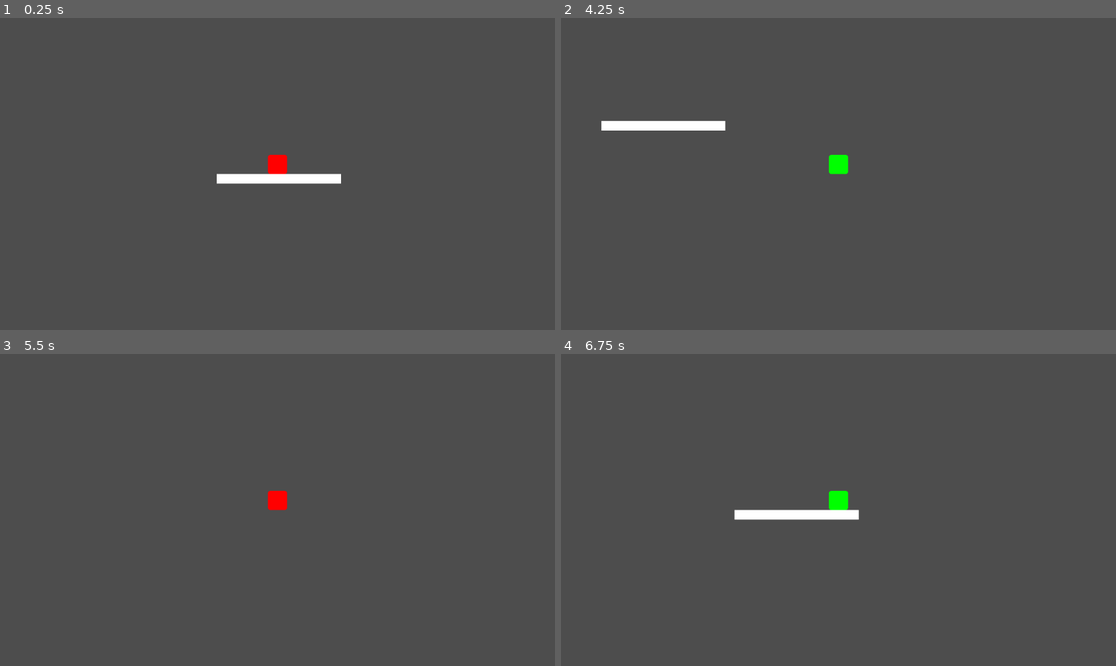
Above: before the commit, frames 1-4 (two rows, left to right).
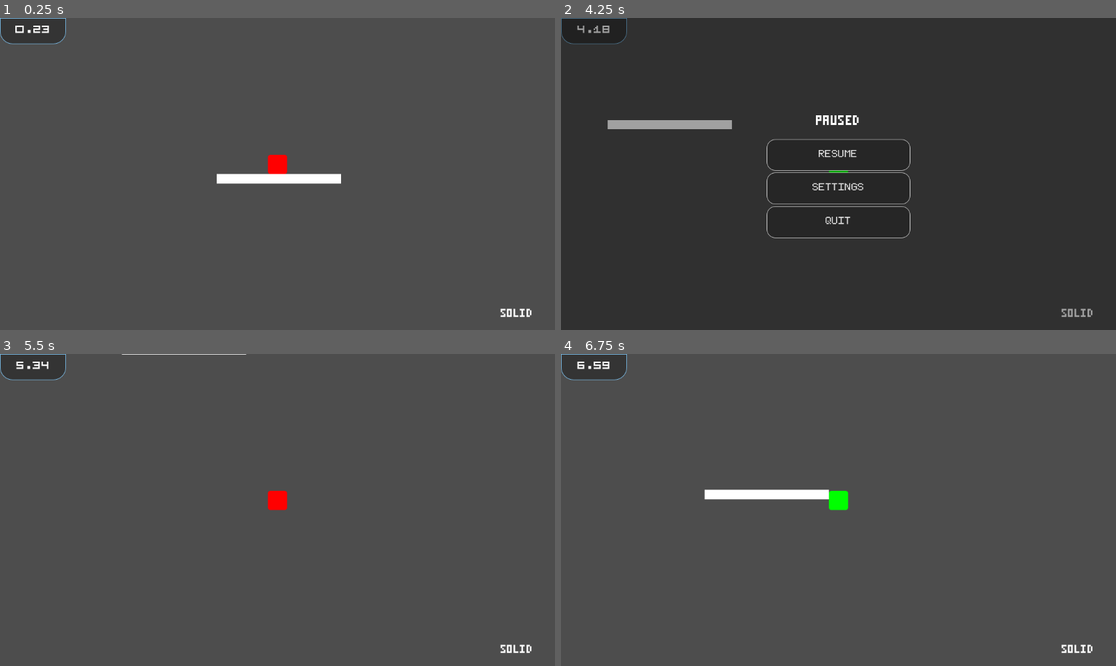
Above: after the commit, the same moments.

Repository: trabelsi-amine/wildjam
Game: Godot game, scene res://scenes/main.tscn
Two runs of this game, one before a commit and one after it. Both use one fixed random seed, a clock stepped at 60 frames per second and the inputs below. The engine's default icon, where the game draws it, is replaced by a stand-in: a white triangle on a blue panel in a dark square.
Inputs (mouse positions are in pixels of both pictures, inside the frame that each line leads up to):
- Up to frame 1 (0.25 s): no input
- Up to frame 2 (4.25 s): tap Enter at 0.5 s; hold D (right) 0.53-2.03 s; tap E (ChangeState) every 0.75 s from 0.6 to 3.6 s; tap Space (jump) at 0.77, 1.52, 3.02, 3.77 s; hold A (left) 2.03-2.78 s; hold D (right) from 2.78 s (still down); tap Escape (Pause, bound only after the commit) at 4.15 s
- Up to frame 3 (5.5 s): release D (right) at 4.25 s; click (277, 491) at 4.25 s, where only the run after the commit has a clickable "RESUME"; hold A (left) from 5.03 s (still down); tap E (ChangeState) at 5.1 s; tap Space (jump) at 5.27 s
- Up to frame 4 (6.75 s): release A (left) at 5.78 s; hold D (right) 5.78-6.53 s; tap E (ChangeState) at 5.85, 6.6 s; hold A (left) from 6.53 s (still down)

The runs differ from the first frame. In frame 1, 1.0% of the frame differs, in the area x 0-96%, y 0-96%; in frame 2, 100%, in the area x 0-100%, y 0-100%; in frame 3, 1.1%; in frame 4, 2.5%.

Commit message:
Basic UI, timer and fonts

Diff:
--- a/jam-entry/project.godot
+++ b/jam-entry/project.godot
@@ -41,6 +41,11 @@
 "events": [Object(InputEventKey,"resource_local_to_scene":false,"resource_name":"","device":-1,"window_id":0,"alt_press …(191 unchanged characters)…
 ]
 }
+Pause={
+"deadzone": 0.5,
+"events": [Object(InputEventKey,"resource_local_to_scene":false,"resource_name":"","device":-1,"window_id":0,"alt_pressed":false,"shift_pressed":false,"ctrl_pressed":false,"meta_pressed":false,"pressed":false,"keycode":0,"physical_keycode":4194305,"key_label":0,"unicode":0,"location":0,"echo":false,"script":null)
+]
+}
 
 [rendering]
 
--- /dev/null
+++ b/jam-entry/scenes/UI/player_interface.tscn
@@ -0,0 +1,211 @@
+[gd_scene load_steps=14 format=3 uid="uid://b4ob8mrd1h661"]
+
+[ext_resource type="FontFile" uid="uid://w45sjqaw4e7a" path="res://assets/fonts/Minimal3x5.ttf" id="1_4ri1q"]
+[ext_resource type="Script" path="res://scripts/UI/PlayerUI.gd" id="1_td86v"]
+[ext_resource type="FontFile" uid="uid://i4ecybfsrwct" path="res://assets/fonts/Minimal5x5Monospaced.ttf" id="2_yu31m"]
+[ext_resource type="FontFile" uid="uid://02q74hthmcin" path="res://assets/fonts/Minimal5x7.ttf" id="3_owu2w"]
+
+[sub_resource type="StyleBoxFlat" id="StyleBoxFlat_fdy4y"]
+bg_color = Color(0.205117, 0.205117, 0.205117, 1)
+border_width_left = 1
+border_width_top = 1
+border_width_right = 1
+border_width_bottom = 1
+border_color = Color(0.510776, 0.804945, 1, 1)
+corner_radius_bottom_right = 25
+corner_radius_bottom_left = 25
+
+[sub_resource type="LabelSettings" id="LabelSettings_i4ii2"]
+font = ExtResource("2_yu31m")
+font_size = 23
+
+[sub_resource type="LabelSettings" id="LabelSettings_dcbq8"]
+font = ExtResource("1_4ri1q")
+font_size = 27
+
+[sub_resource type="StyleBoxFlat" id="StyleBoxFlat_clqgj"]
+bg_color = Color(0, 0, 0, 0.368627)
+
+[sub_resource type="LabelSettings" id="LabelSettings_8crj0"]
+font = ExtResource("1_4ri1q")
+font_size = 31
+
+[sub_resource type="StyleBoxEmpty" id="StyleBoxEmpty_itlhc"]
+
+[sub_resource type="StyleBoxFlat" id="StyleBoxFlat_krwhp"]
+bg_color = Color(0.164706, 0.164706, 0.164706, 1)
+border_width_left = 1
+border_width_top = 1
+border_width_right = 1
+border_width_bottom = 1
+corner_radius_top_left = 17
+corner_radius_top_right = 17
+corner_radius_bottom_right = 17
+corner_radius_bottom_left = 17
+
+[sub_resource type="StyleBoxFlat" id="StyleBoxFlat_3jl76"]
+bg_color = Color(0.212305, 0.212305, 0.212305, 1)
+border_width_left = 1
+border_width_top = 1
+border_width_right = 1
+border_width_bottom = 1
+corner_radius_top_left = 17
+corner_radius_top_right = 17
+corner_radius_bottom_right = 17
+corner_radius_bottom_left = 17
+
+[sub_resource type="StyleBoxFlat" id="StyleBoxFlat_irkxp"]
+bg_color = Color(0.147672, 0.147672, 0.147672, 1)
+border_width_left = 1
+border_width_top = 1
+border_width_right = 1
+border_width_bottom = 1
+corner_radius_top_left = 17
+corner_radius_top_right = 17
+corner_radius_bottom_right = 17
+corner_radius_bottom_left = 17
+
+[node name="PlayerInterface" type="Control"]
+layout_mode = 3
+anchors_preset = 15
+anchor_right = 1.0
+anchor_bottom = 1.0
+grow_horizontal = 2
+grow_vertical = 2
+script = ExtResource("1_td86v")
+metadata/_edit_lock_ = true
+
+[node name="Timer" type="PanelContainer" parent="."]
+layout_mode = 1
+offset_right = 137.0
+offset_bottom = 54.0
+theme_override_styles/panel = SubResource("StyleBoxFlat_fdy4y")
+
+[node name="Time" type="Label" parent="Timer"]
+texture_filter = 1
+layout_mode = 2
+size_flags_vertical = 3
+text = "4.321"
+label_settings = SubResource("LabelSettings_i4ii2")
+horizontal_alignment = 1
+vertical_alignment = 1
+
+[node name="State" type="Label" parent="."]
+texture_filter = 1
+layout_mode = 1
+anchors_preset = 3
+anchor_left = 1.0
+anchor_top = 1.0
+anchor_right = 1.0
+anchor_bottom = 1.0
+offset_left = -157.0
+offset_top = -67.0
+grow_horizontal = 0
+grow_vertical = 0
+size_flags_vertical = 1
+text = "SOLID"
+label_settings = SubResource("LabelSettings_dcbq8")
+horizontal_alignment = 1
+vertical_alignment = 1
+
+[node name="Pause" type="Control" parent="."]
+process_mode = 3
+visible = false
+layout_mode = 1
+anchors_preset = 15
+anchor_right = 1.0
+anchor_bottom = 1.0
+grow_horizontal = 2
+grow_vertical = 2
+
+[node name="Background" type="Panel" parent="Pause"]
+process_mode = 3
+layout_mode = 1
+anchors_preset = 15
+anchor_right = 1.0
+anchor_bottom = 1.0
+grow_horizontal = 2
+grow_vertical = 2
+theme_override_styles/panel = SubResource("StyleBoxFlat_clqgj")
+
+[node name="PauseMenu" type="Control" parent="Pause"]
+process_mode = 3
+layout_mode = 1
+anchors_preset = 8
+anchor_left = 0.5
+anchor_top = 0.5
+anchor_right = 0.5
+anchor_bottom = 0.5
+offset_left = -173.0
+offset_top = -156.5
+offset_right = 173.0
+offset_bottom = 156.5
+grow_horizontal = 2
+grow_vertical = 2
+
+[node name="TitleButtons" type="VBoxContainer" parent="Pause/PauseMenu"]
+process_mode = 3
+layout_mode = 2
+offset_left = 24.0
+offset_top = 24.0
+offset_right = 322.0
+offset_bottom = 289.0
+theme_override_constants/separation = 15
+
+[node name="Title" type="Label" parent="Pause/PauseMenu/TitleButtons"]
+process_mode = 3
+layout_mode = 2
+size_flags_vertical = 3
+text = "PAUSED"
+label_settings = SubResource("LabelSettings_8crj0")
+horizontal_alignment = 1
+vertical_alignment = 1
+
+[node name="Buttons" type="VBoxContainer" parent="Pause/PauseMenu/TitleButtons"]
+process_mode = 3
+layout_mode = 2
+size_flags_vertical = 3
+size_flags_stretch_ratio = 4.44
+
+[node name="Resume" type="Button" parent="Pause/PauseMenu/TitleButtons/Buttons"]
+process_mode = 3
+texture_filter = 1
+layout_mode = 2
+size_flags_vertical = 3
+theme_override_fonts/font = ExtResource("3_owu2w")
+theme_override_font_sizes/font_size = 36
+theme_override_styles/focus = SubResource("StyleBoxEmpty_itlhc")
+theme_override_styles/hover = SubResource("StyleBoxFlat_krwhp")
+theme_override_styles/pressed = SubResource("StyleBoxFlat_3jl76")
+theme_override_styles/normal = SubResource("StyleBoxFlat_irkxp")
+text = "RESUME
+"
+
+[node name="Settings" type="Button" parent="Pause/PauseMenu/TitleButtons/Buttons"]
+process_mode = 3
+texture_filter = 1
+layout_mode = 2
+size_flags_vertical = 3
+theme_override_fonts/font = ExtResource("3_owu2w")
+theme_override_font_sizes/font_size = 36
+theme_override_styles/focus = SubResource("StyleBoxEmpty_itlhc")
+theme_override_styles/hover = SubResource("StyleBoxFlat_krwhp")
+theme_override_styles/pressed = SubResource("StyleBoxFlat_3jl76")
+theme_override_styles/normal = SubResource("StyleBoxFlat_irkxp")
+text = "SETTINGS"
+
+[node name="Quit" type="Button" parent="Pause/PauseMenu/TitleButtons/Buttons"]
+process_mode = 3
+texture_filter = 1
+layout_mode = 2
+size_flags_vertical = 3
+theme_override_fonts/font = ExtResource("3_owu2w")
+theme_override_font_sizes/font_size = 36
+theme_override_styles/focus = SubResource("StyleBoxEmpty_itlhc")
+theme_override_styles/hover = SubResource("StyleBoxFlat_krwhp")
+theme_override_styles/pressed = SubResource("StyleBoxFlat_3jl76")
+theme_override_styles/normal = SubResource("StyleBoxFlat_irkxp")
+text = "QUIT"
+
+[connection signal="pressed" from="Pause/PauseMenu/TitleButtons/Buttons/Resume" to="." method="ClosePause"]
+[connection signal="pressed" from="Pause/PauseMenu/TitleButtons/Buttons/Quit" to="." method="Quit"]
--- a/jam-entry/scenes/main.tscn
+++ b/jam-entry/scenes/main.tscn
@@ -1,7 +1,8 @@
-[gd_scene load_steps=6 format=3 uid="uid://btblk0ofsg13n"]
+[gd_scene load_steps=7 format=3 uid="uid://btblk0ofsg13n"]
 
 [ext_resource type="PackedScene" uid="uid://b5865cpxmph88" path="res://scenes/player.tscn" id="1_g44cn"]
 [ext_resource type="Script" path="res://scenes/world_border.gd" id="2_hhtvy"]
+[ext_resource type="PackedScene" uid="uid://b4ob8mrd1h661" path="res://scenes/UI/player_interface.tscn" id="3_f3pln"]
 
 [sub_resource type="QuadMesh" id="QuadMesh_7akr0"]
 
@@ -12,6 +13,7 @@
 size = Vector2(3069, 44.5)
 
 [node name="Main" type="Node2D"]
+process_mode = 1
 
 [node name="Player" parent="." instance=ExtResource("1_g44cn")]
 position = Vector2(569, 368)
@@ -40,3 +42,8 @@
 
 [node name="RespawnMarker" type="Marker2D" parent="Environment"]
 position = Vector2(570, 368)
+
+[node name="UILayer" type="CanvasLayer" parent="."]
+
+[node name="PlayerInterface" parent="UILayer" instance=ExtResource("3_f3pln")]
+process_mode = 3
--- /dev/null
+++ b/jam-entry/scripts/UI/PlayerUI.gd
@@ -0,0 +1,37 @@
+extends Control
+
+var time:float
+var TimerEnabled := true
+
+func _process(_delta: float) -> void:
+	ShowInformationUI()
+	RunTimer(_delta)
+	DetectInterfaceInput()
+
+func ShowInformationUI():
+	ShowTime()
+
+func ShowTime():
+	if str(time).contains("."):
+		$Timer/Time.text = str(time).split(".")[0] + "." + str(time).split(".")[1].substr(0,2)
+	else:
+		$Timer/Time.text = str(time)
+
+func RunTimer(delta:float):
+	if TimerEnabled: time += delta
+
+
+func ClosePause() -> void:
+	$Pause.visible = false
+	get_tree().paused = false
+	TimerEnabled = true
+
+func DetectInterfaceInput():
+	if Input.is_action_just_pressed("Pause"):
+		$Pause.visible = true
+		get_tree().paused = true
+		TimerEnabled = false
+
+
+func Quit() -> void:
+	get_tree().quit()
Binary file added: jam-entry/assets/fonts/Minimal3x5.ttf
Not shown, added: jam-entry/assets/fonts/Minimal3x5.ttf.import
Binary file added: jam-entry/assets/fonts/Minimal5x5Monospaced.ttf
Not shown, added: jam-entry/assets/fonts/Minimal5x5Monospaced.ttf.import
Binary file added: jam-entry/assets/fonts/Minimal5x7.ttf
Not shown, added: jam-entry/assets/fonts/Minimal5x7.ttf.import
